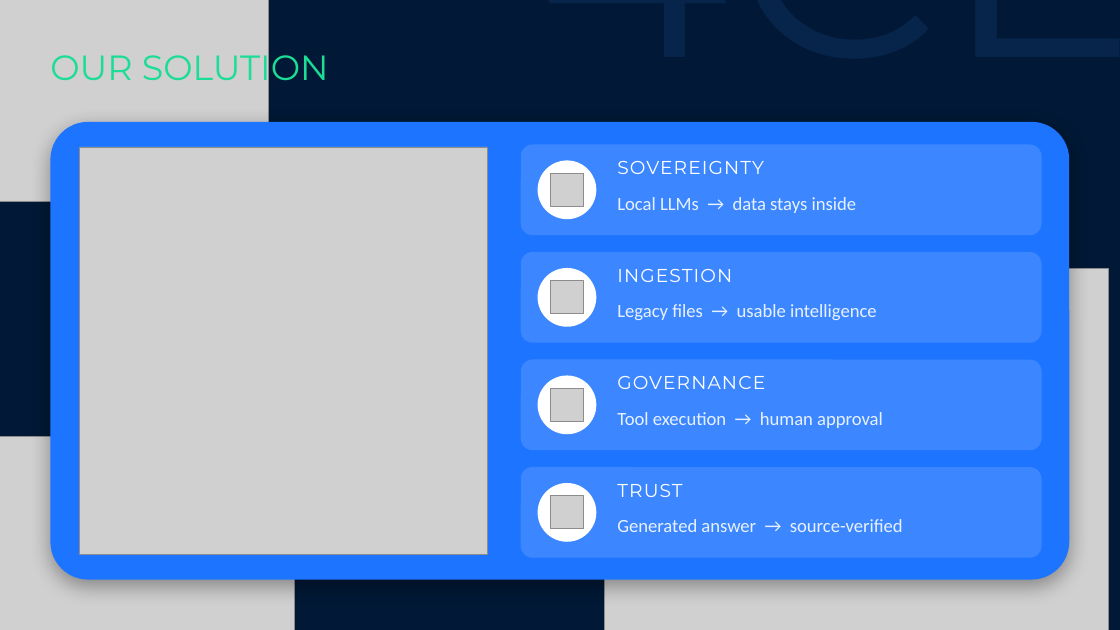
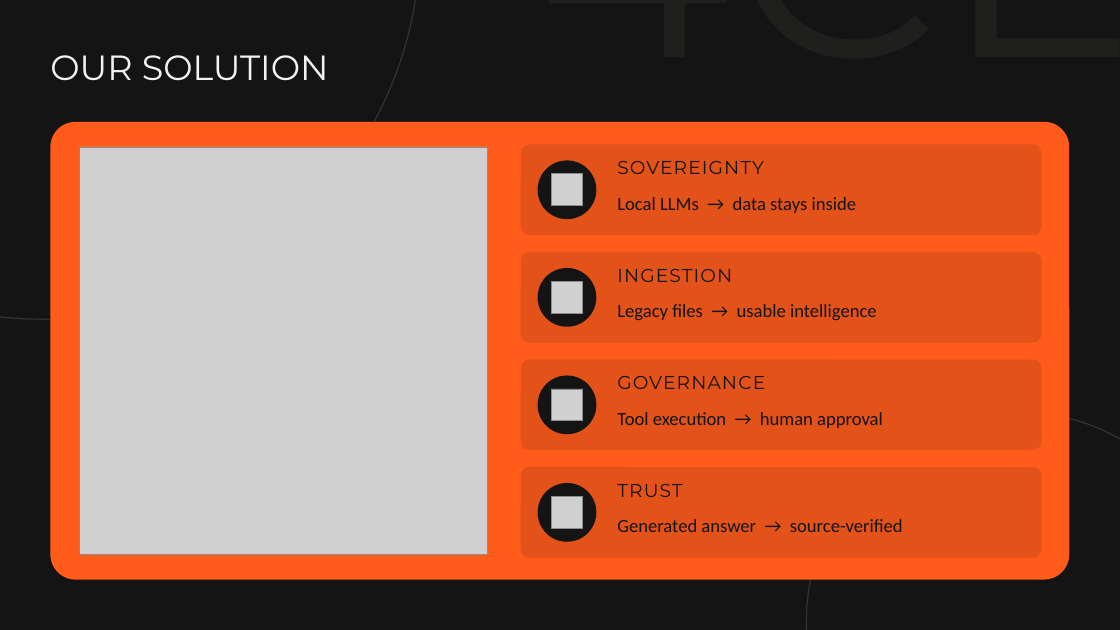
Before and after one commit to Yash3510/Multi-LLM-Agentic-Ai, a slide deck: slide 2 of presentation/Team-Kern-SIH2026-Sovereign-AI.pptx. Drawn at 1120x630 pixels with LibreOffice and Linux fonts; fonts in the diff are those of the drawing; grey boxes stand for pictures. Boxes give left, top, right and bottom in pixels: in the first picture for what was removed or moved away, otherwise in the second. Text is boxed around its words. In the diff, an @@ line names an element or a change of style, - is before the commit and + after.

```diff
--- a/presentation/Team-Kern-SIH2026-Sovereign-AI.pptx
+++ b/presentation/Team-Kern-SIH2026-Sovereign-AI.pptx
@@ background #011936 to #141414 @@
@@ picture removed at (x1=0, y1=0, x2=269, y2=202) @@
@@ ellipse added at (x1=0, y1=0, x2=420, y2=319), outline #343431 1 pt @@
@@ text "4CE" at (x1=538, y1=122, x2=1120, y2=123): text colour #0B2A55 at 65% opacity to #1F1F1D @@
@@ text "OUR SOLUTION" at (x1=50, y1=55, x2=329, y2=81): text colour gradient #1BDD96 to #00B0F0 to #F2F2EE @@
@@ rounded rectangle at (x1=50, y1=122, x2=1070, y2=580): fill #1D74FF to #FF5B1A; shadow off; proportions changed @@
@@ picture removed at (x1=605, y1=269, x2=1109, y2=630) @@
@@ ellipse added at (x1=807, y1=412, x2=1120, y2=630), outline #343431 1 pt @@
@@ picture removed at (x1=0, y1=437, x2=294, y2=630) @@
@@ fill #FFFFFF at 14% opacity to #141414 at 12% opacity; proportions changed in 4 elements at (x1=521, y1=145, x2=1042, y2=235), (x1=521, y1=252, x2=1042, y2=343), (x1=521, y1=360, x2=1042, y2=450), (x1=521, y1=467, x2=1042, y2=558) @@
@@ text colour #FFFFFF to #141414 in 4 elements at (x1=617, y1=161, x2=764, y2=174), (x1=617, y1=269, x2=732, y2=282), (x1=617, y1=376, x2=765, y2=389), (x1=617, y1=484, x2=682, y2=497) @@
@@ fill #FFFFFF to #141414 in 4 elements at (x1=538, y1=160, x2=597, y2=219), (x1=538, y1=268, x2=597, y2=327), (x1=538, y1=376, x2=597, y2=434), (x1=538, y1=483, x2=597, y2=542) @@
@@ text colour #E8F1FF to #141414 in 4 elements at (x1=617, y1=197, x2=857, y2=213), (x1=617, y1=304, x2=877, y2=320), (x1=617, y1=412, x2=883, y2=428), (x1=617, y1=519, x2=903, y2=532) @@
```
Also in this commit, not shown: 9 other slides changed, 6 other files.
